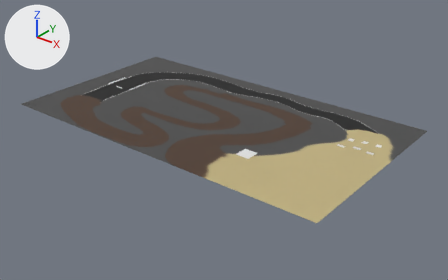
What one commit did to the Blender file models/track_resort.blend.
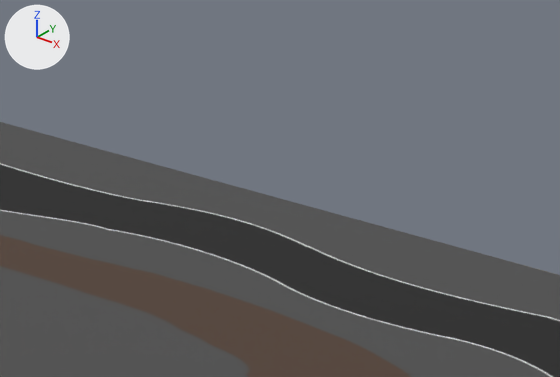
The first picture shows the older version from a 50 mm lens placed at (140.0, -141.1, 92.5), pointed at (14.4, 15.9, -4.8). The close-ups show both versions on the part from 54% to 75% of the width and 22% to 44% of the height of that picture; other places that the commit changed are outside them. Lighting does not change. The marker at upper left points along +X, +Y and +Z. Objects named as collision shapes, trigger or cutter boxes, shadow casters or lower levels of detail are left out.

Script lines for the objects in view, before the commit:
```python
me_plane_014 = bpy.data.meshes.new('Plane.014')
me_plane_014.from_pydata(...)  # 4 vertices, 1 face; spans x -50000008.0..50000008.0, y -88850000.0..88850000.0, z 0.0
me_plane_014.materials.append(mat_material_005)  # picture img_track_resort_png
ob_track = bpy.data.objects.new('track', me_plane_014)
ob_track.location = (5.54, 21.2, 0.0)
ob_track.rotation_euler = (0.0, 0.0, 1.571)  # degrees (0, 0, 90)
ob_track.scale = (0.0, 0.0, 0.0)
```
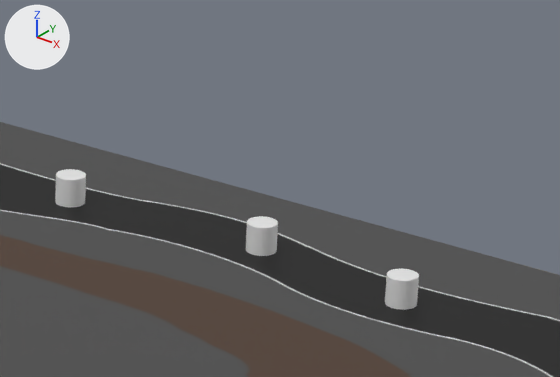
Scene script edits in JSON lines:
```json
{"op": "add", "block": "me_cylinder_007", "code": ["me_cylinder_007 = bpy.data.meshes.new('Cylinder.007')", "me_cylinder_007.from_pydata(...)  # a 32-sided cylinder along z spanning x -1.0..1.0, y -1.0..1.0, z -1.0..1.0"]}
{"op": "add", "block": "ob_solid_cylinder_003", "code": ["ob_solid_cylinder_003 = bpy.data.objects.new('solid_cylinder.003', me_cylinder_007)", "ob_solid_cylinder_003.location = (29.94, 48.38, 0.93)"]}
{"op": "add", "block": "ob_solid_cylinder_002", "code": ["ob_solid_cylinder_002 = bpy.data.objects.new('solid_cylinder.002', me_cylinder_007.copy())", "ob_solid_cylinder_002.location = (18.28, 50.24, 0.93)"]}
{"op": "add", "block": "ob_solid_cylinder_001", "code": ["ob_solid_cylinder_001 = bpy.data.objects.new('solid_cylinder.001', me_cylinder_007.copy())", "ob_solid_cylinder_001.location = (3.7, 49.37, 0.93)"]}
```

Where the change shows, as pixel boxes [x1, y1, x2, y2] in the close-ups (560 x 377 px):
```json
{"object": "solid_cylinder.003", "change": "added", "after": [385, 269, 419, 310]}
{"object": "solid_cylinder.002", "change": "added", "after": [246, 216, 278, 256]}
{"object": "solid_cylinder.001", "change": "added", "after": [55, 169, 86, 207]}
```
